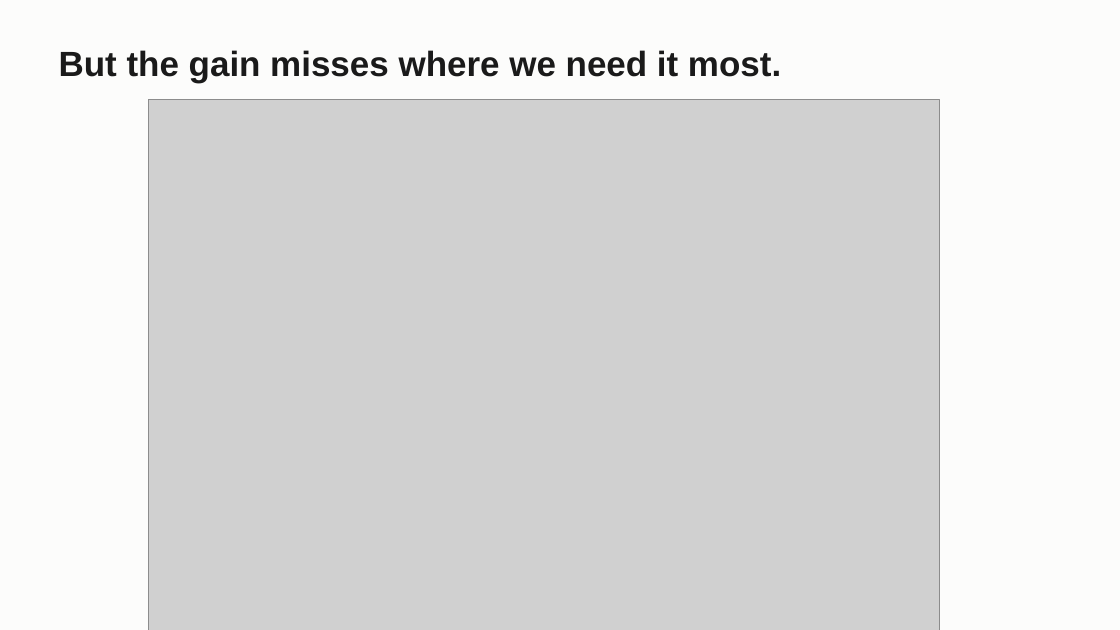
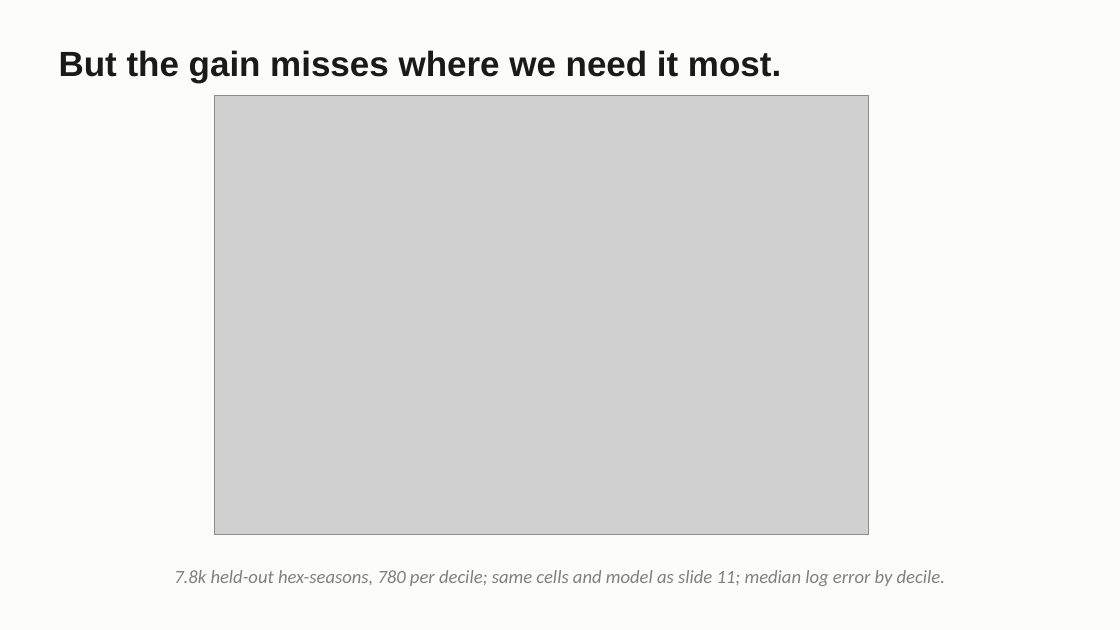
Before and after one commit to craig-rudman/MSDS696, a slide deck: slide 13 of coursework/W7/MSDS696_W7_Deck.pptx. Drawn at 1120x630 pixels with LibreOffice and Linux fonts; fonts in the diff are those of the drawing; grey boxes stand for pictures. Boxes give left, top, right and bottom in pixels: in the first picture for what was removed or moved away, otherwise in the second. Text is boxed around its words. In the diff, an @@ line names an element or a change of style, - is before the commit and + after.

```diff
--- a/coursework/W7/MSDS696_W7_Deck.pptx
+++ b/coursework/W7/MSDS696_W7_Deck.pptx
@@ picture: place and size @@
-picture at box(149, 99, 939, 630)
+picture at box(215, 96, 869, 534)
@@ text added at box(174, 570, 945, 586), 16 pt, text #808080, italic @@
+7.8k held-out hex-seasons, 780 per decile; same cells and model as slide 11; median log error by decile.
```
Also in this commit, not shown: 15 other slides changed, 1 other file.
